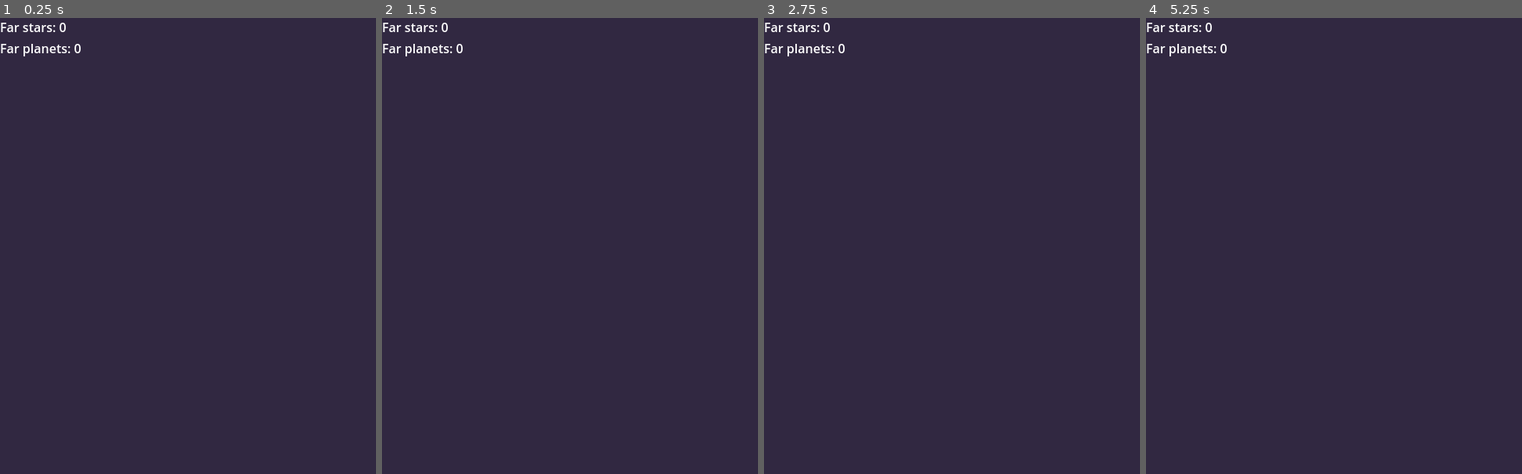
Above: before the commit, frames 1-4 (left to right).
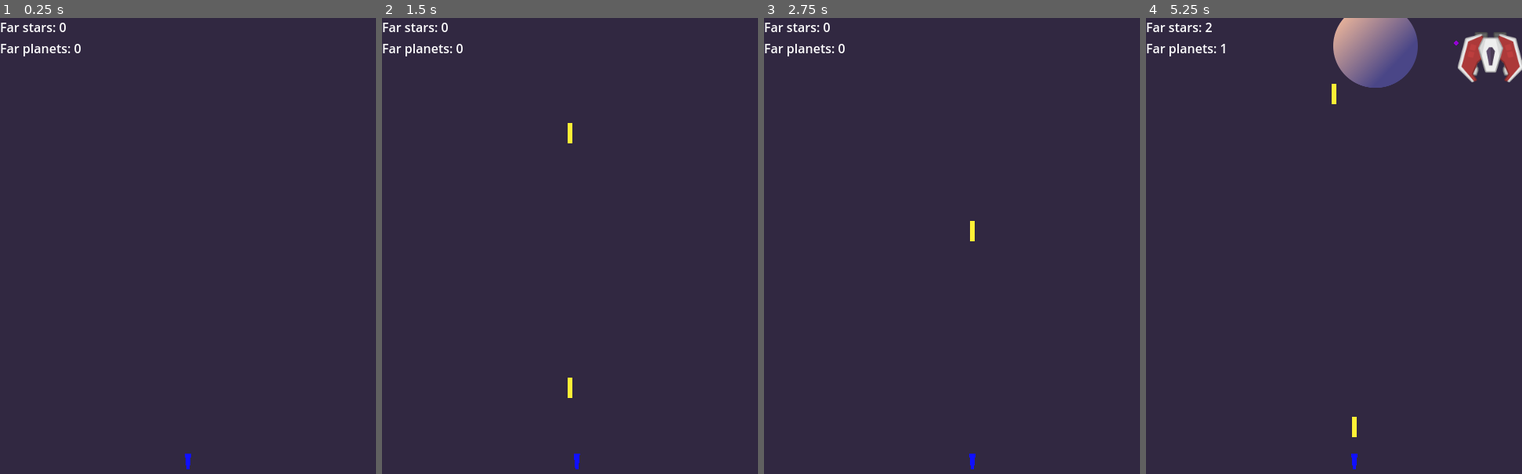
Above: after the commit, the same moments.

Repository: code-with-max/Space_triangles
Game: Godot game, scene res://deep_space.tscn
Same seed, same stepped clock (60 frames per second), same inputs: the game is played once before the commit and once after it. The engine's default icon, where the game draws it, is replaced by a stand-in: a white triangle on a blue panel in a dark square.
Inputs (mouse positions are in pixels of both pictures, inside the frame that each line leads up to):
- Up to frame 1 (0.25 s): no input
- Up to frame 2 (1.5 s): tap Enter (ui_accept) at 0.5, 0.77, 1.25 s; move the mouse to (652, 241) at 0.52 s; click (652, 241) at 0.67 s; drag from (494, 291) to (551, 369) at 1.27 s
- Up to frame 3 (2.75 s): tap Enter (ui_accept) at 2 s; move the mouse to (989, 159) at 2.02 s; click (989, 159) at 2.17 s
- Up to frame 4 (5.25 s): drag from (1315, 369) to (1221, 191) at 2.77 s; move the mouse to (1446, 341) at 3.52 s; click (1446, 341) at 3.67 s; tap Enter (ui_accept) at 3.77 s; drag from (1221, 191) to (1277, 141) at 4.27 s; move the mouse to (1352, 268) at 5.02 s; click (1352, 268) at 5.17 s

The runs differ from the first frame. In frame 1, less than 0.1% of the frame differs, in the area x 49-51%, y 95-99%; in frame 2, 0.2%; in frame 3, 0.1%; in frame 4, 4.5%, in the area x 15-100%, y 0-99%.
Error before the commit: Attempt to call function 'get_position' in base 'null instance' on a null instance. (res://hero/hero.gd:39)

Commit message:
reimport in alfa 12

Diff:
--- a/deep_space.tscn
+++ b/deep_space.tscn
@@ -1,9 +1,10 @@
-[gd_scene load_steps=7 format=3 uid="uid://c06e5lpyskuv7"]
+[gd_scene load_steps=8 format=3 uid="uid://c06e5lpyskuv7"]
 
 [ext_resource type="Script" path="res://deep_space.gd" id="1_6o3it"]
 [ext_resource type="PackedScene" uid="uid://brt5ow75yi6cx" path="res://far_away_stars/star_01.tscn" id="2_1ovc4"]
 [ext_resource type="PackedScene" uid="uid://b6puvvwxbklea" path="res://far_away_planet/far_away_planet.tscn" id="3_loeus"]
 [ext_resource type="PackedScene" uid="uid://dmkiffrj15qwo" path="res://hero/hero.tscn" id="5_ob67f"]
+[ext_resource type="PackedScene" uid="uid://bnfe7k445bce1" path="res://enemies/enemy_01.tscn" id="6_f1l6j"]
 [ext_resource type="PackedScene" uid="uid://bbamvlkchir70" path="res://weapons/simple_gun/simple_gun.tscn" id="6_mcte0"]
 [ext_resource type="Texture2D" uid="uid://ddopkj3sc8t74" path="res://space.png" id="8_a5yhd"]
 
@@ -14,7 +15,7 @@
 planets = ExtResource("3_loeus")
 heroes = ExtResource("5_ob67f")
 weapons = [ExtResource("6_mcte0")]
-enemies = []
+enemies = [ExtResource("6_f1l6j")]
 
 [node name="ColorRect" type="ColorRect" parent="."]
 visible = false
--- a/far_away_stars/star_01.tscn
+++ b/far_away_stars/star_01.tscn
@@ -1,13 +1,8 @@
-[gd_scene load_steps=5 format=3 uid="uid://brt5ow75yi6cx"]
+[gd_scene load_steps=3 format=3 uid="uid://brt5ow75yi6cx"]
 
 [ext_resource type="Script" path="res://far_away_stars/star_01.gd" id="1_citde"]
-[ext_resource type="FontData" uid="uid://bg2pmtsc04s81" path="res://Roboto-Regular.ttf" id="3_ujd1y"]
-
-[sub_resource type="Font" id="Font_8muvg"]
-data/0 = ExtResource("3_ujd1y")
 
 [sub_resource type="Theme" id="Theme_emm28"]
-default_font = SubResource("Font_8muvg")
 default_font_size = 12
 
 [node name="Star_01" type="Node2D" groups=["far_away_stars"]]
--- a/hero/hero.tscn
+++ b/hero/hero.tscn
@@ -10,3 +10,5 @@
 
 [node name="Sprite2D" type="Sprite2D" parent="."]
 scale = Vector2(0.2, 0.2)
+
+[node name="gun_handler" type="Position2D" parent="."]
Not shown, changed: Roboto-Regular.ttf.import
Not shown, changed: icon.png.import
